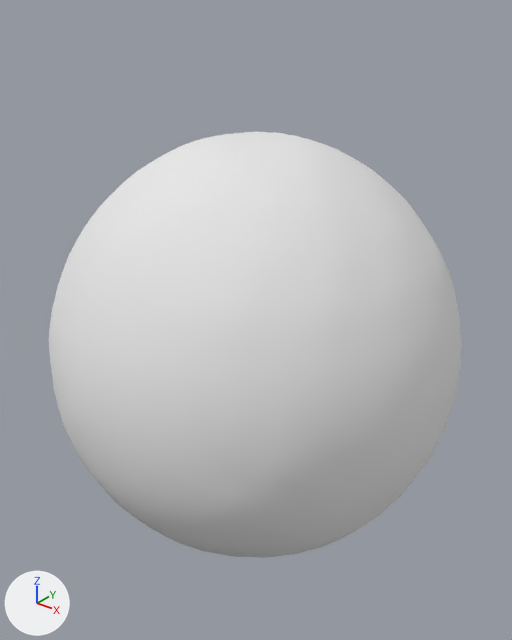
The OBJ model _TestProject/New Bifrost Project/Models/sphere.obj, before and after one commit.
Rendered twice from a camera (50 mm lens) standing at (1.86, -2.31, 1.57) and looking at (-0.03, 0.04, 0.11). Lighting does not change. The marker at lower left points along +X, +Y and +Z. Where no turn or scale is listed for an object, it has been applied to the vertices.

Before the edit, the objects in view are built like this:
```python
me_sphere = bpy.data.meshes.new('sphere')
me_sphere.from_pydata(...)  # 2882 vertices, 5760 faces; spans x -0.93..0.93, y -0.93..0.93, z -0.96..0.96
me_sphere.materials.append(mat_mesh_default___lambert)  # white #e7e7e7
ob_sphere = bpy.data.objects.new('sphere', me_sphere)
ob_sphere.location = (0.0, 0.0, 0.0)
```
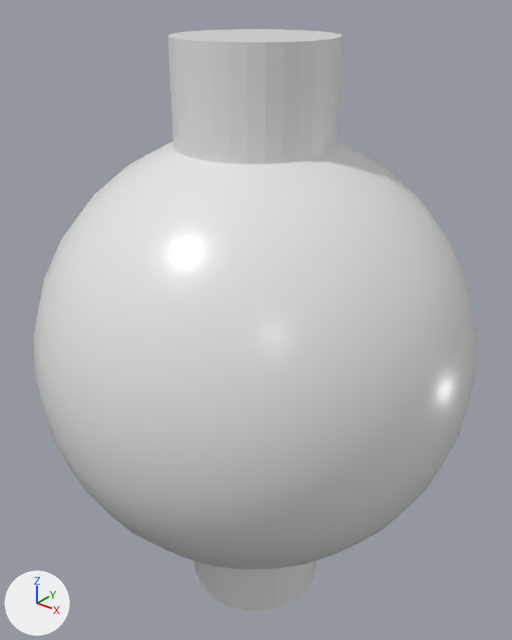
What the commit changed:
Material 'None' (mat_none) is new.
Its base color is (0.8, 0.8, 0.8) (white #e7e7e7).
Its roughness is 0.293.
me_sphere is used by ob_sphere; location (0.0, 0.0, 0.0).
me_sphere had 2882 vertices, 5760 faces and spanned x -0.93..0.93, y -0.93..0.93, z -0.96..0.96.
me_sphere no longer uses material mat_mesh_default___lambert (white #e7e7e7).
me_sphere now has 482 vertices, 960 faces and spans x -1.0..1.0, y -1.0..1.0, z -1.0..1.0.
me_sphere part 1: 2882 vertices removed from x -0.93..0.93, y -0.93..0.93, z -0.96..0.96; 482 vertices added at x -1.0..1.0, y -1.0..1.0, z -1.0..1.0, forming a UV sphere (32 segments, 16 rings, poles along z).
me_sphere now uses material mat_none (white #e7e7e7).
Mesh me_cylinder is new.
It has 64 vertices, 124 faces and spans x -0.34..0.34, y -0.34..0.34, z -1.36..1.36.
It uses material mat_none (white #e7e7e7).
Object 'Cylinder' (ob_cylinder) is new; it shows me_cylinder.
Its location is (0.0, 0.0, 0.0).

Boxes [x1, y1, x2, y2] around the edits, measured in the pictures (512 x 640 px):
'sphere', reshaped (7% wider): before [49, 131, 462, 558]; after [34, 141, 477, 570]
'Cylinder', added: after [168, 29, 342, 611]
